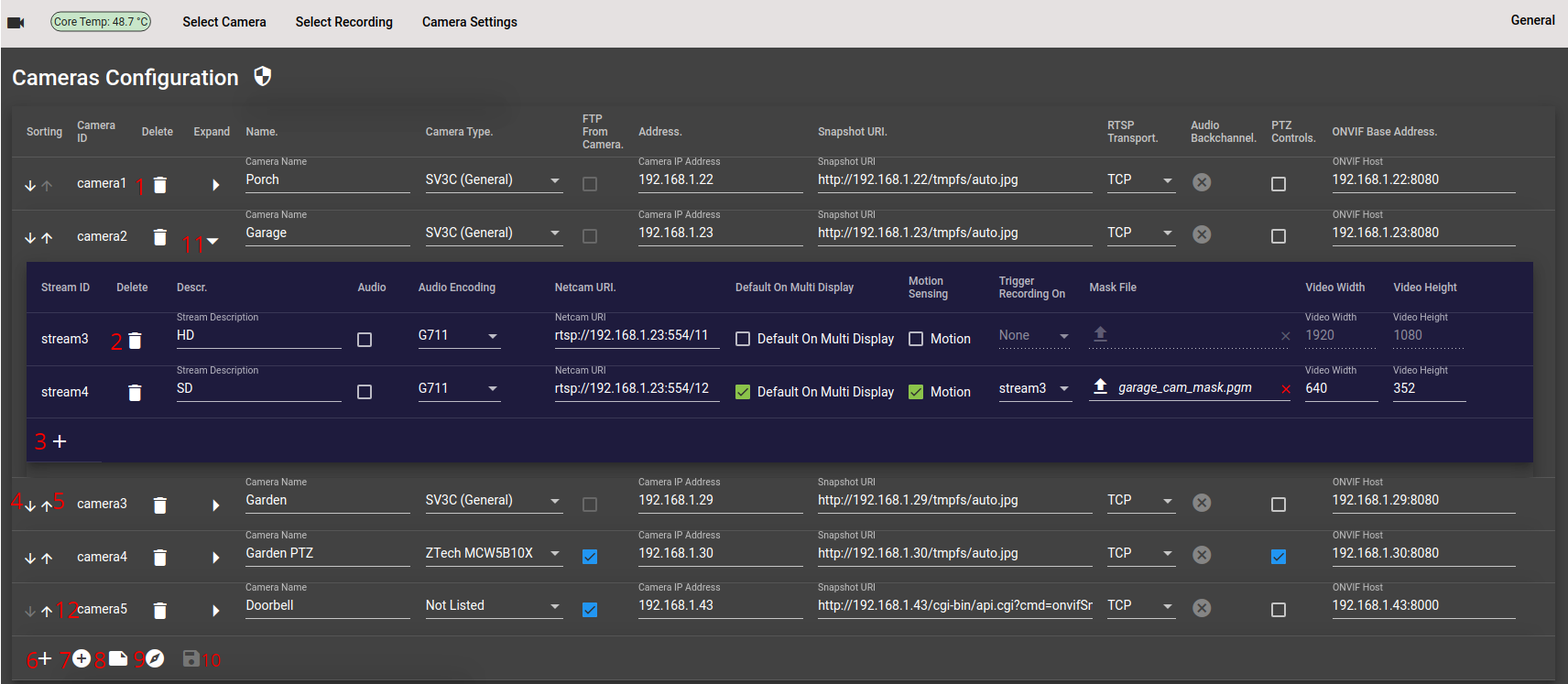
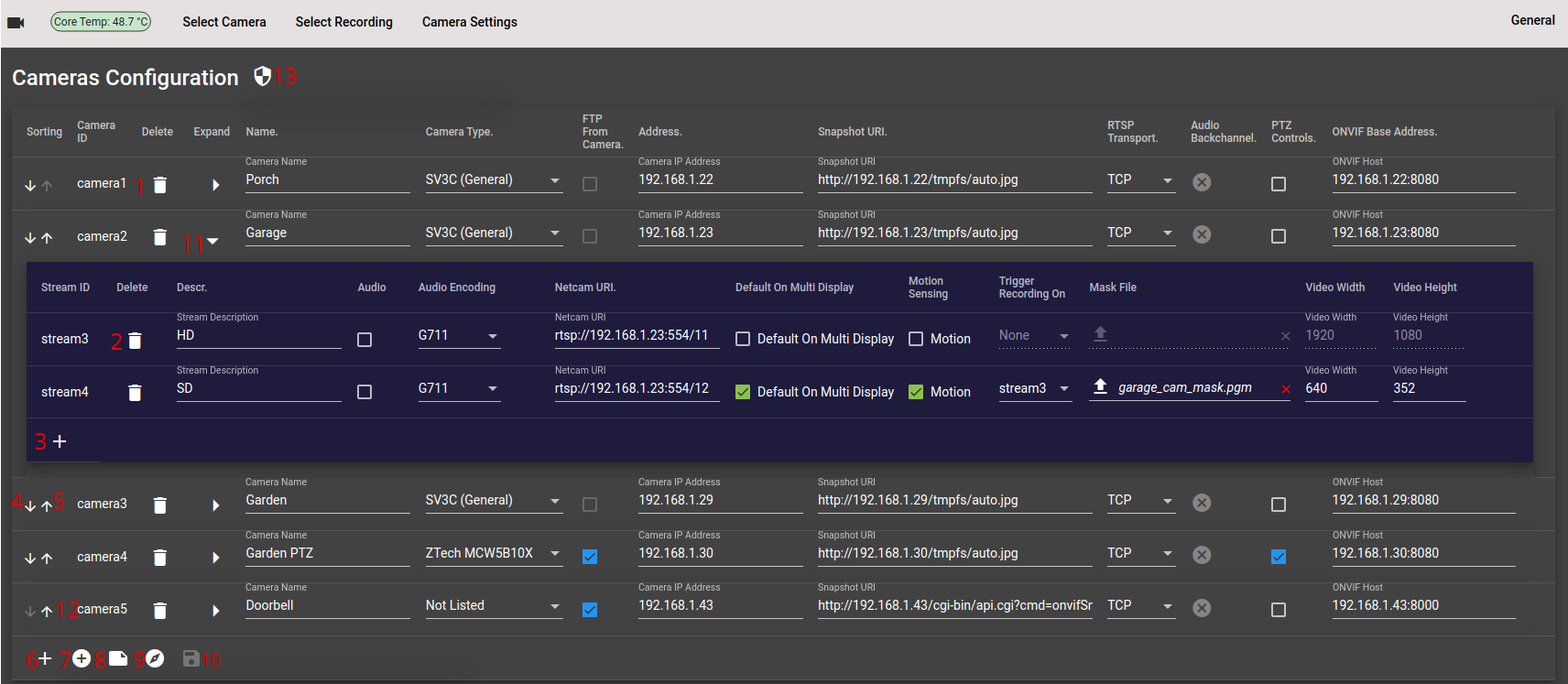
Before/after of a 1568 × 684 layered artwork. What changed in the layer stack:
added layer "13" above "6" over 272, 67, 297, 85
